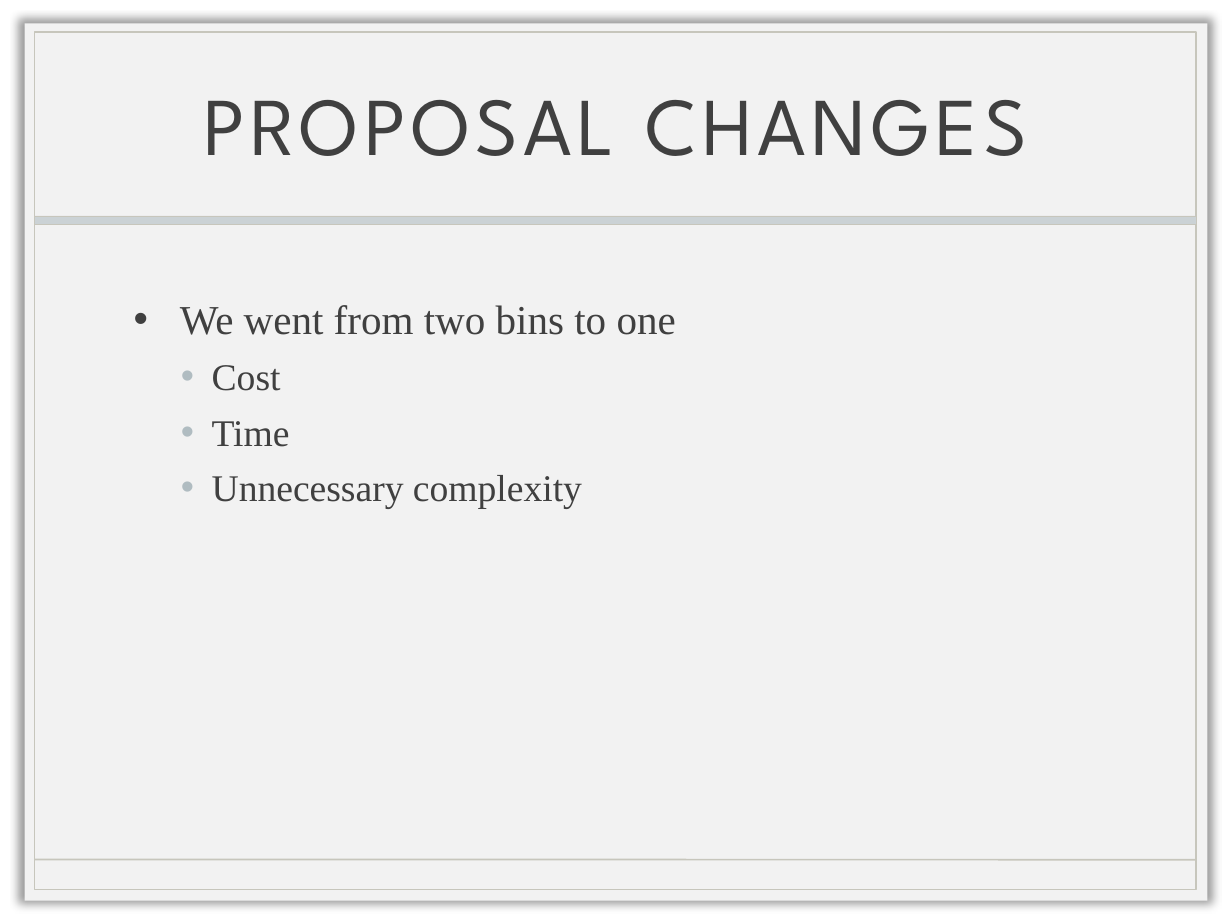
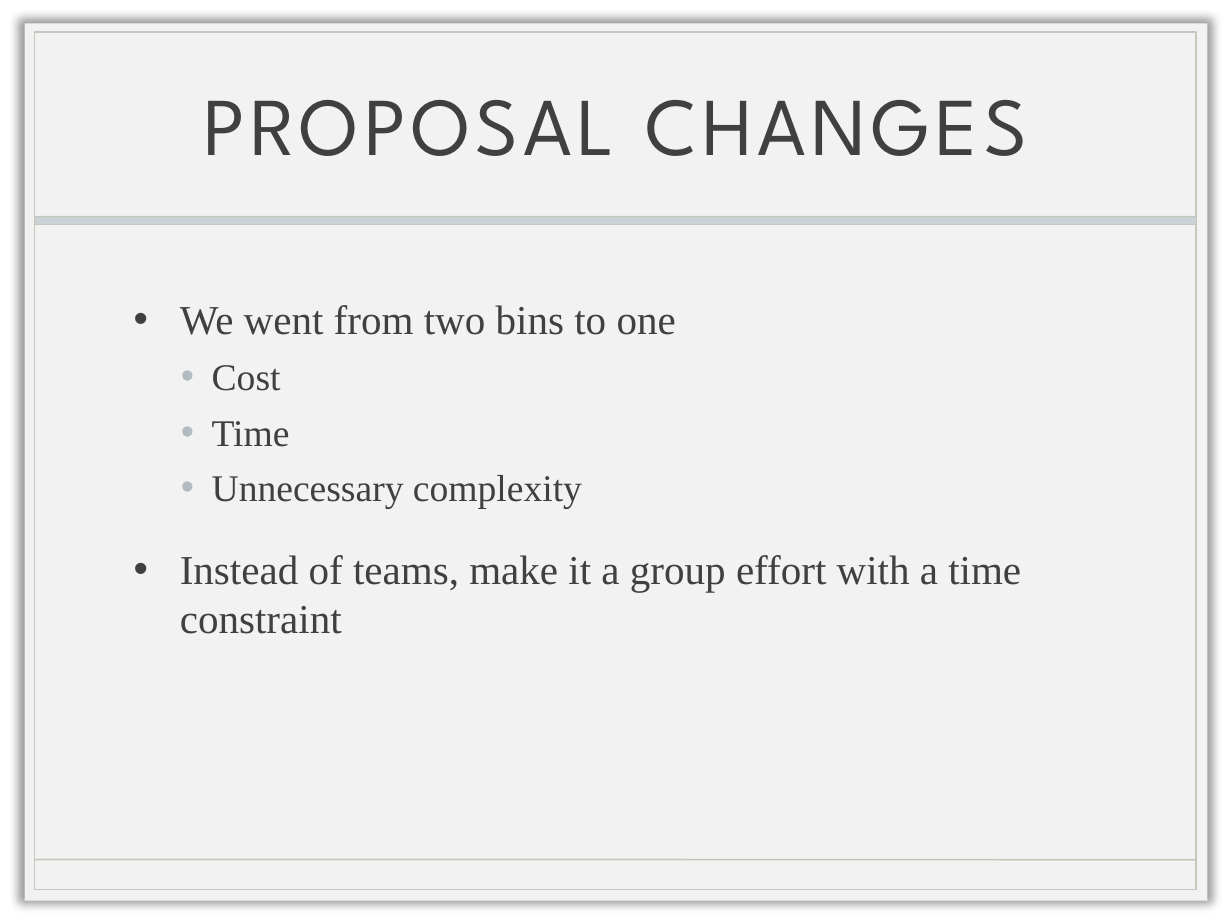
Before and after one commit to joestoica/Making-for-Good-Final-Project, a slide deck: slide 5 of Status Presentation.pptx. Drawn at 1232x924 pixels with LibreOffice and Linux fonts; fonts in the diff are those of the drawing; background and template pictures are left out. Boxes give left, top, right and bottom in pixels: in the first picture for what was removed or moved away, otherwise in the second. Text is boxed around its words. In the diff, an @@ line names an element or a change of style, - is before the commit and + after.

```diff
--- a/Status Presentation.pptx
+++ b/Status Presentation.pptx
@@ text at [180, 555, 1021, 634]: paragraph added @@
+• Instead of teams, make it a group effort with a time constraint
```
Also in this commit, not shown: 3 other slides changed.
